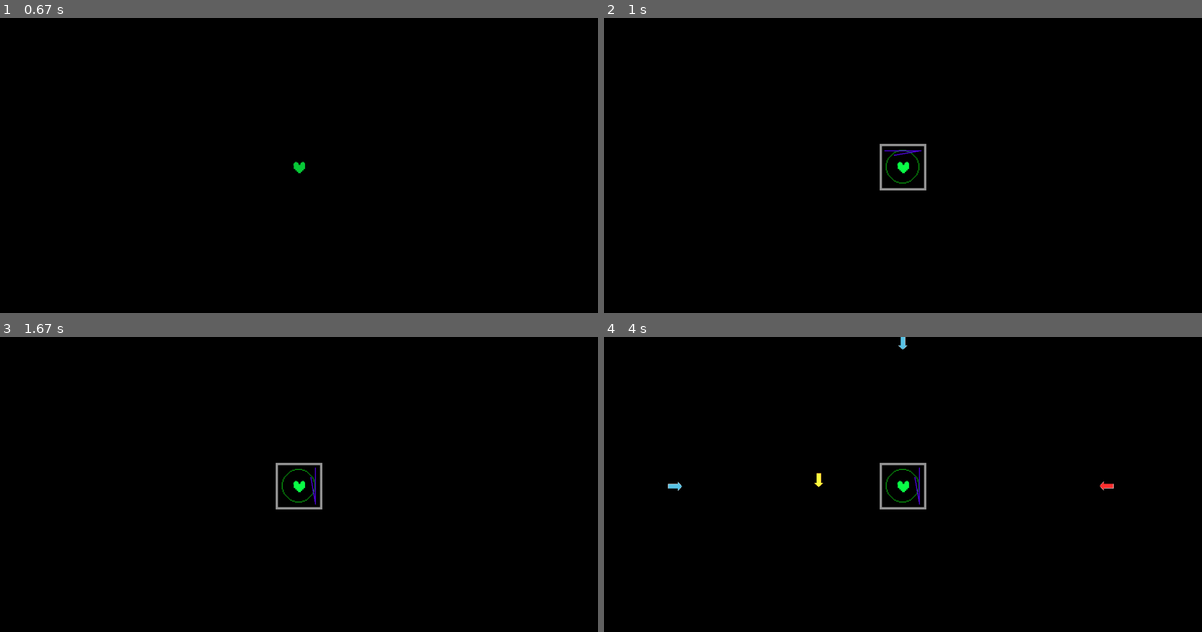
Above: before the commit, frames 1-4 (two rows, left to right).
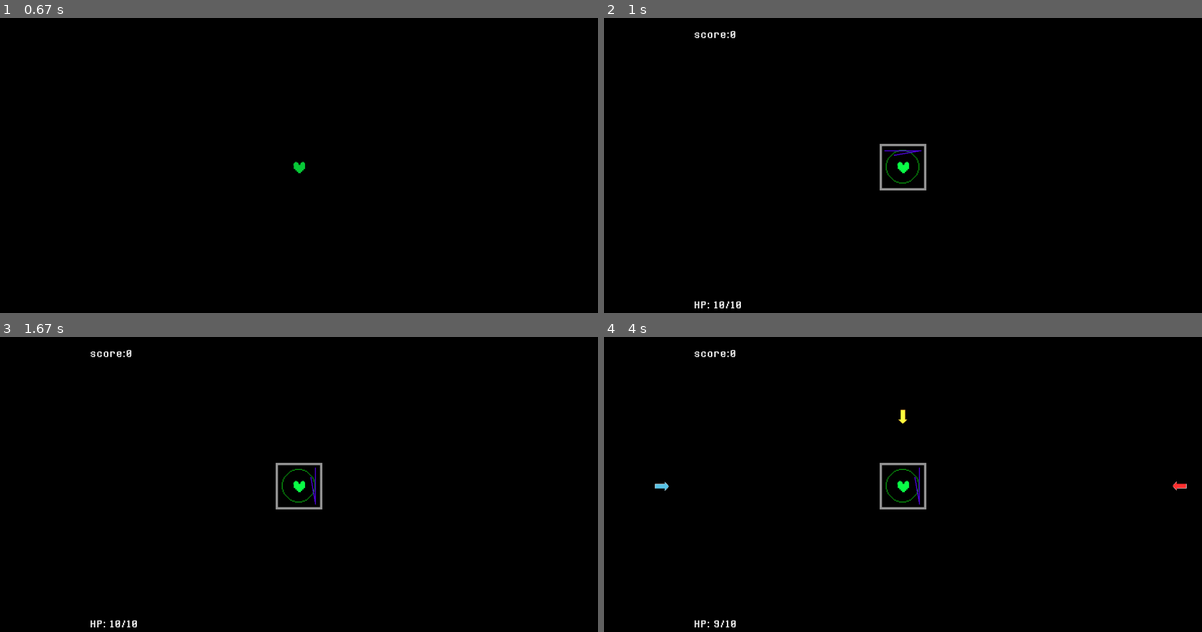
Above: after the commit, the same moments.

Repository: CharlesHsu-noob/fuckUpygame
Game: pygame game, started from charles_noob_practice/easter_egg.py
Same seed, same stepped clock (60 frames per second), same inputs: the game is played once before the commit and once after it.
Inputs:
- Up to frame 1 (0.67 s): no input
- Up to frame 2 (1 s): hold W from 0.83 s (still down)
- Up to frame 3 (1.67 s): release W at 1.3 s; hold D from 1.33 s (still down)
- Up to frame 4 (4 s): release D at 1.8 s; hold A 1.83-2.37 s; hold S 2.4-2.7 s; hold A 2.73-3.13 s; hold W 3.17-3.53 s; hold D from 3.57 s (still down)

Frame 1 is identical in both runs. In frame 2, 0.2% of the frame differs, in the area x 15-23%, y 4-99%; in frame 3, 0.2%; in frame 4, 0.5%, in the area x 8-98%, y 0-99%.

Commit message:
undyne battle add hp and socre

Diff:
--- a/charles_noob_practice/easter_egg.py
+++ b/charles_noob_practice/easter_egg.py
@@ -449,7 +449,7 @@
         case "undyne_transition":
             undyne.transition(game)
         case "undyne_fight":
-            undyne.fight_shield_update(game)
+            undyne.fight_bg_pattern_update(game)
             undyne.fight_bullet_update(game)
         case _:
             pass
--- a/charles_noob_practice/setup.py
+++ b/charles_noob_practice/setup.py
@@ -29,7 +29,7 @@
 
 def object_setup(state_pos,w,h,game):
     #pause
-    game.defaultvol=0.1
+    game.defaultvol=0.05
     game.volume_rail=xo.sliderRailObject(pd.volume_rail_path,(w/2,h/2),(300,10))
     game.volume_twist=xo.sliderTwistObject(pd.volume_twist_path,(w/2,h/2),(10,27),0.0,0.4,game.defaultvol,game.volume_rail)
     game.pause_sprites.add(game.volume_rail)
@@ -94,6 +94,8 @@
 def effect_sound_setup(self):
     self.arrow_hit_shield=pg.mixer.Sound(os.path.join(base_dir,"voice","effect","undyne","undertale_ding.wav"))
     self.effect_sound.append(self.arrow_hit_shield)
+    self.damage_taken=pg.mixer.Sound(os.path.join(base_dir,"voice","effect","undyne","undertale_damage_taken.wav"))
+    self.effect_sound.append(self.damage_taken)
 
 def map_and_bg_setup(self):
     #map and background setup
@@ -134,3 +136,6 @@
 
     #in game
     self.pos_font=pg.font.SysFont("times new roman",20)
+
+    #undyne
+    self.pixel_font=pg.font.Font(os.path.join(base_dir,"font","8bitOperatorPlus-Bold.ttf"))
--- a/charles_noob_practice/undyne_fight.py
+++ b/charles_noob_practice/undyne_fight.py
@@ -54,6 +54,7 @@
         self.flash_timer = 0       # 閃爍計時器 (總共要閃爍多少幀)
         self.flash_interval = 3    # 閃爍間隔 (每 x 幀切換一次顯示/隱藏)
         self.invincible = False    # 是否處於無敵狀態
+
     def update(self):
         # --- 處理閃爍計時器 ---
         if self.is_flashing:
@@ -69,6 +70,7 @@
             self.flash_timer = game.fps*0.5
             self.is_flashing = True
             self.invincible = True # 開啟無敵，直到閃爍結束
+            game.hp-=damage
 
     def draw(self, game):
         # 1. 計算是否應該繪製
@@ -84,14 +86,6 @@
         # 2. 執行繪製
         if should_draw:
             game.screen.blit(self.image,self.rect)
-    '''def draw(self, game):
-        if self.is_flashing:
-            # 檢查是否應該跳過繪製
-            if (self.flash_timer % (self.flash_interval * 2)) < self.flash_interval:
-                return # <--- 如果正在閃爍且處於隱藏幀，直接退出 draw 函式
-
-        # 如果沒有閃爍，或閃爍中處於顯示幀，則執行正常的繪製
-        game.screen.blit(self.image, self.rect)'''
 
 class shield(pg.sprite.Sprite):
     def __init__(self,picture_paths,game) -> None:
@@ -108,6 +102,7 @@
         self.current_deg=270
         self.r=30
         self.rotation_speed=40
+
     def update(self,game):
         if not game.MoveKeyQueue:
             return
@@ -155,6 +150,7 @@
     def flash(self,game,flash):
         if flash:
             self.image=self.images[1]
+            game.undyne_score+=1
         if game.shield_tick%12==0:
             self.image=self.images[0]
             game.shield_tick=0
@@ -192,6 +188,7 @@
         else:
             self.arrive_tick=(game.h/2)/self.v
         game.bullet_counter+=1
+
     def update(self,game) -> tuple[int,int,bool,bool]:#damage,arrive_tick,shield_flash,heart_flash
         dx=[self.v,0,-self.v,0]
         dy=[0,-self.v,0,self.v]
@@ -205,7 +202,7 @@
             self.kill()
             return 0,self.arrive_tick,True,False
         elif pg.sprite.collide_mask(game.heart,self):
-            #放音效
+            game.damage_taken.play()#放音效
             game.bullet_counter-=1
             self.kill()
             return 1,self.arrive_tick,False,True
@@ -237,7 +234,7 @@
         self.apper_pos=where_apper_pos[self.wrong_index]
         self.rect=self.image.get_rect(center=self.apper_pos)
 
-        self.v=4#暫時固定
+        self.v=random.randint(4,7)
         self.state="wrong direct straight"
         #wrong direct straight / rotate to right direct / right direct straight
 
@@ -245,7 +242,7 @@
         self.current_deg=pos_angle[self.wrong_index]
         self.target_deg=pos_angle[self.real_index]
         self.r=180
-        self.rotation_speed=4
+        self.rotation_speed=self.v
 
         # 保存中心點位置（用於圓周運動）
         self.center_x = self.apper_pos[0]
@@ -281,9 +278,9 @@
             #self.current_deg=self.last_deg+self.rotation_speed
             if self.current_deg==self.target_deg:
                 self.state="right direct straight"
-                if self.real_index==0 or 2:
+                if self.real_index in [0,2]:
                     self.center_y=game.h/2
-                elif self.real_index==1 or 3:
+                elif self.real_index in [1,3]:
                     self.center_x=game.w/2
                 return 0,False,False
             return 0,False,False
@@ -317,7 +314,7 @@
             self.kill()
             return 0,True,False
         elif pg.sprite.collide_mask(game.heart,self):
-            #放音效
+            game.damage_taken.play()#放音效
             game.special_bullet_counter-=1
             self.kill()
             return 1,False,True
@@ -385,6 +382,10 @@
     game.bullet=pg.sprite.Group()
     game.special_bullet=pg.sprite.Group()
 
+    game.max_hp=10
+    game.hp=game.max_hp
+    game.undyne_score=0
+
 def transition(game):
     fade_surface=pg.Surface(game.screen.get_size())
     fade_surface=fade_surface.convert()
@@ -407,7 +408,7 @@
     game.heart.rect=heart_blit_rect
     game.game_state="undyne_fight"
 
-def fight_shield_update(game):
+def fight_bg_pattern_update(game):
     game.screen.fill((0,0,0))
     pg.draw.rect(
         game.screen,
@@ -423,21 +424,23 @@
         1,
         2
     )
-    game.shield.update(game)
 
 def fight_bullet_update(game):
     if game.buttle_tick>=game.create_bullet_tick:
         game.buttle_tick=0
-        game.create_bullet_tick=random.randint(30,90)
+        game.create_bullet_tick=random.randint(40,110)
         if game.bullet_counter<=8:
             game.bullet.add(noraml_arrow(pd.arrow_paths,game))
 
     if game.special_buttle_tick>=game.create_special_bullet_tick:
         game.special_buttle_tick=0
-        game.create_special_bullet_tick=random.randint(60,180)
-        if game.special_bullet_counter<=8:
+        game.create_special_bullet_tick=random.randint(80,200)
+        if game.special_bullet_counter<=5:
             game.special_bullet.add(special_arrow(pd.arrow_paths[2],game))
 
+    game.shield.update(game)
+
+    #-------normal-------------------
     bullet_color=[]
     shield_flash=False
     heart_flash=False
@@ -455,17 +458,27 @@
         bullet.image=bullet.images[0]
         if bullet.arrive_tick==min_bullet:
             bullet.image=bullet.images[1]
-
+    #----------------------------------
+    #-------special--------------------
     for special in game.special_bullet.sprites():
         damage,shield_flash,heart_flash=special.update(game)
         game.shield.flash(game,shield_flash)
         special.draw(game)
         if heart_flash:
             game.heart.take_damage(game,damage)
+    #----------------------------------
+
+    if game.hp<=0:
+        game.game_state="undyne_game_over"
 
     game.heart.update()
-
+    hp_text=f"HP: {int(game.hp)}/{int(game.max_hp)}"
+    hp_surface=game.pixel_font.render(hp_text,False,(240,240,240))
+    game.screen.blit(hp_surface,(game.w*0.15,game.h-40))
     game.heart.draw(game)
+    score_text=f"score:{int(game.undyne_score)}"
+    score_surface=game.pixel_font.render(score_text,False,(240,240,240))
+    game.screen.blit(score_surface,(game.w*0.15,20))
     game.shield.draw(game)
     game.bullet.draw(game.screen)
     game.buttle_tick+=1
@@ -474,3 +487,5 @@
     if game.shield_tick>=12:
         game.shield_tick=0
     game.shield_tick+=1
+
+#def game_over(game):
Binary file added: font/8bitOperatorPlus-Bold.ttf
Not shown, added: voice/effect/undyne/undertale_damage_taken.wav
